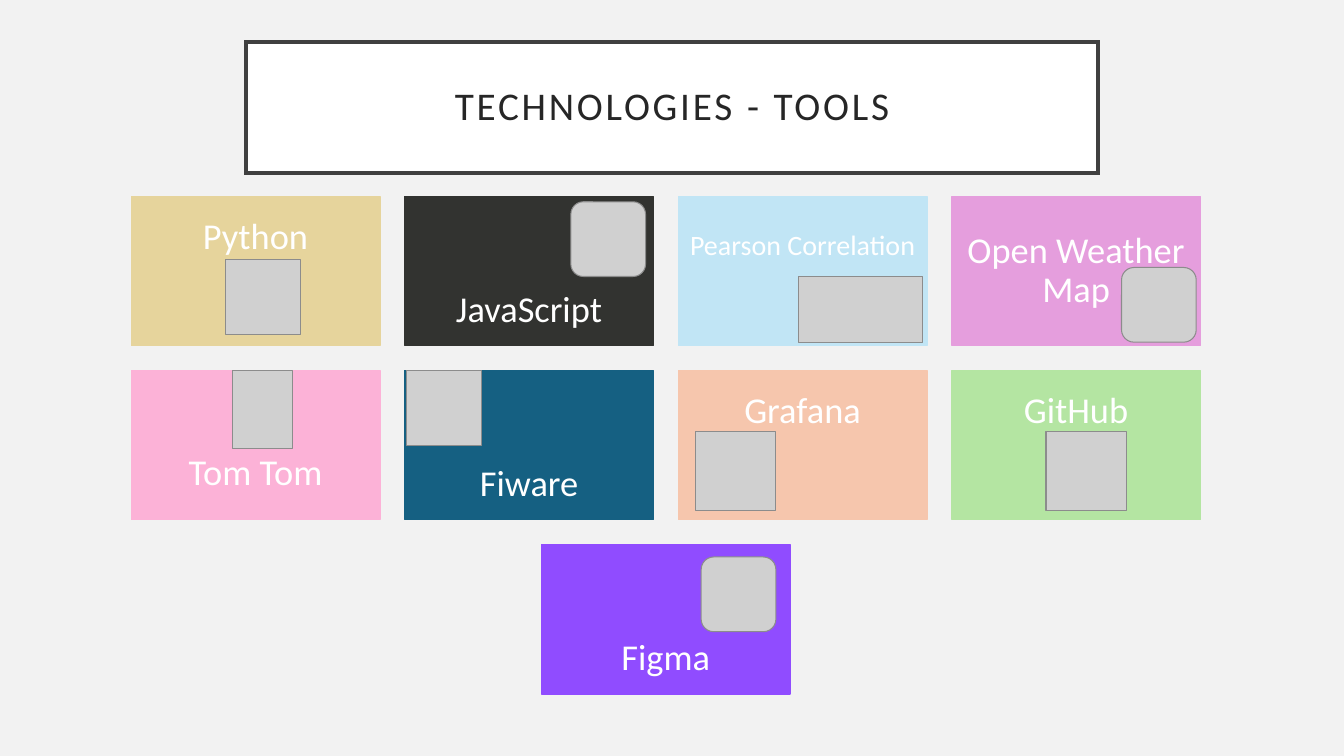
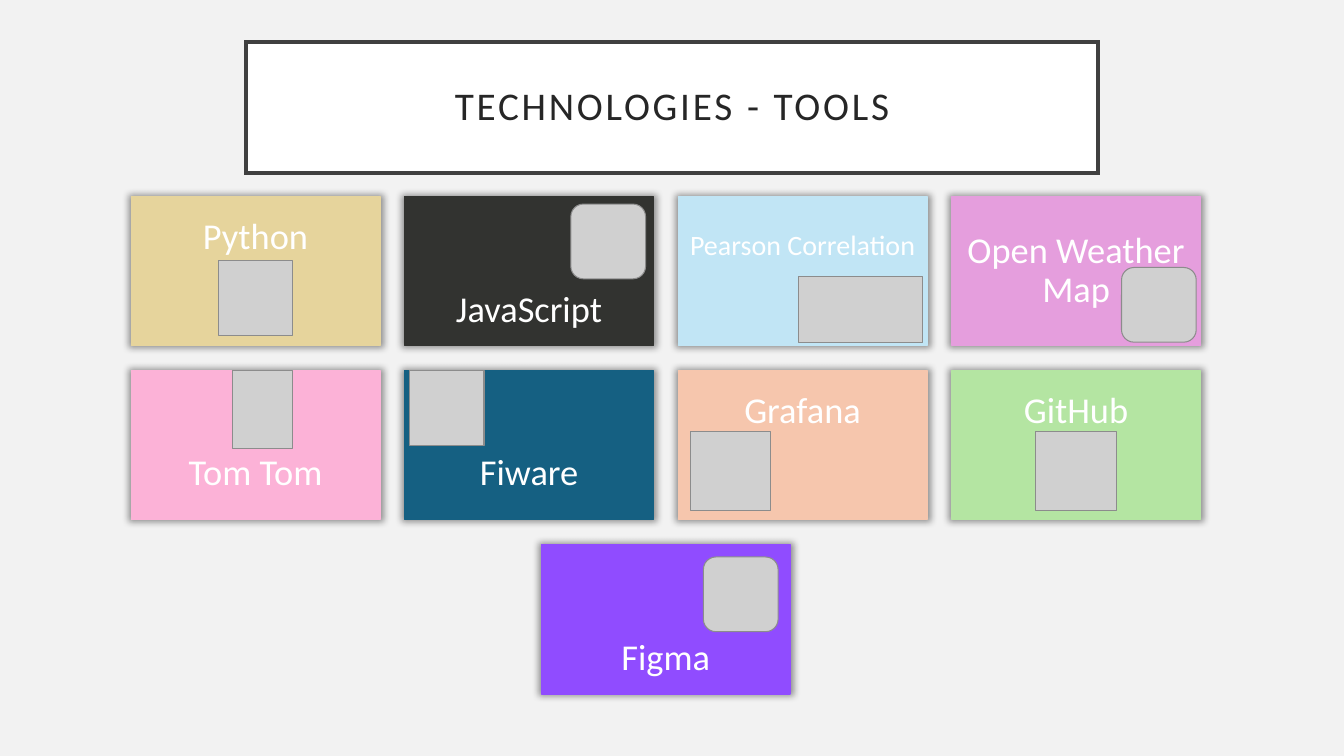
Before and after one commit to georgiaps/IoT_Project, a slide deck: slide 7 of presentations/City Microclimate and Traffic Analysis__v2.pptx. Drawn at 1344x756 pixels with LibreOffice and Linux fonts; fonts in the diff are those of the drawing; grey boxes stand for pictures. Boxes give left, top, right and bottom in pixels: in the first picture for what was removed or moved away, otherwise in the second. Text is boxed around its words. In the diff, an @@ line names an element or a change of style, - is before the commit and + after.

```diff
--- a/presentations/City Microclimate and Traffic Analysis__v2.pptx
+++ b/presentations/City Microclimate and Traffic Analysis__v2.pptx
@@ picture: place and size @@
-picture at (226,260,300,335)
+picture at (218,261,292,336)
@@ text "Fiware": place and size @@
-text "Fiware" at (480,471,578,497)
+text "Fiware" at (480,460,578,486)
@@ picture: place and size @@
-picture at (696,432,776,511)
+picture at (691,432,771,511)
@@ picture: place and size @@
-picture at (1047,432,1127,511)
+picture at (1036,432,1117,511)
@@ shadow on in 9 elements at (131,197,380,346), (405,197,654,346), (679,197,928,346), (952,197,1201,346), (131,371,380,520), (405,371,654,520), (679,371,928,520), (952,371,1201,520), (541,544,790,694) @@
```
Also in this commit, not shown: 5 other slides changed, 3 slides added, 1 slide removed.
